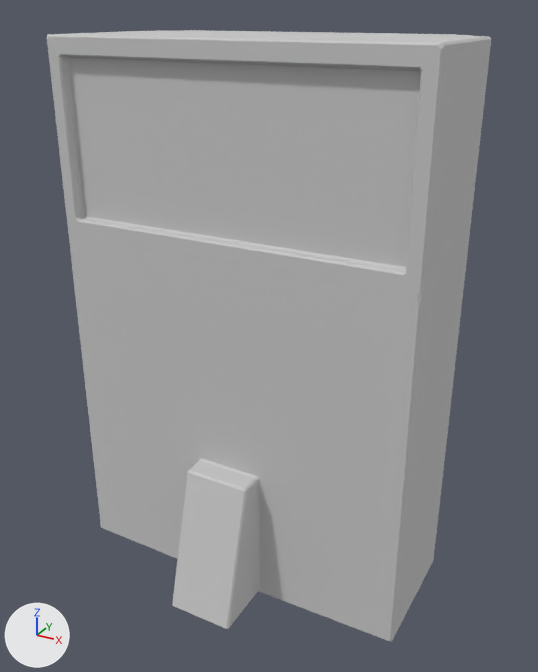
The FBX model Assets/Model/soap-Dispenser.FBX, before and after one commit.
Camera for both pictures: a camera (50 mm lens) standing at (1.36, -3.79, 2.41) and looking at (-0.03, -1.26, 1.14). The lights are fixed; the arrows at lower left show +X, +Y and +Z. Where no turn or scale is listed for an object, it has been applied to the vertices.

The older version as bpy lines, for what is in view:
```python
me_mesh = bpy.data.meshes.new('Mesh')
me_mesh.from_pydata(...)  # 106 vertices, 108 faces; spans x -1.01..0.54, y -1.79..-0.76, z -0.79..1.52
me_mesh.materials.append(mat_02___default)  # light grey #cacaca
ob_box001 = bpy.data.objects.new('Box001', me_mesh)
ob_box001.location = (0.151, 0.0, 0.8)
```
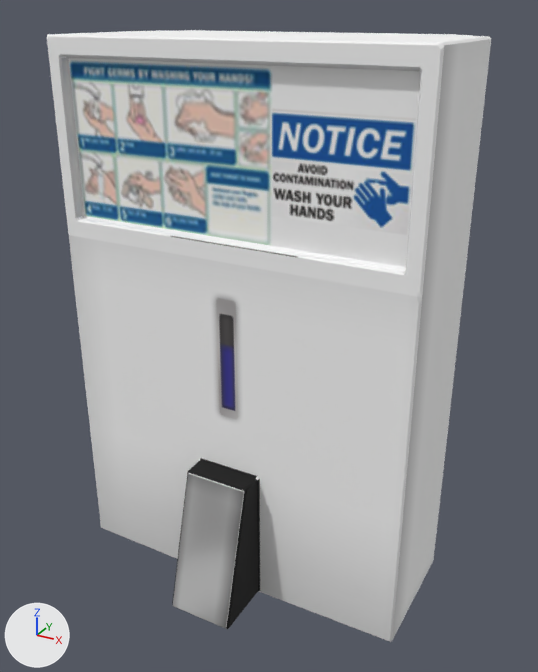
The change, as a diff of the scene's bpy script:
```diff
--- a/Assets/Model/soap-Dispenser.FBX.py
+++ b/Assets/Model/soap-Dispenser.FBX.py
@@ img_soapdispenser_tex_png @@
+img_soapdispenser_tex_png = load_image('soapDispenser-tex.png', '../Texture/soapDispenser-tex.png', 1024, 1024, 'sRGB')
@@ mat_13___default @@
+mat_13___default = principled_material('13 - Default')
+mat_13___default.texture = img_soapdispenser_tex_png
+mat_13___default.roughness = 0.859
@@ me_mesh @@
 me_mesh.from_pydata(...)  # 106 vertices, 108 faces; spans x -1.01..0.54, y -1.79..-0.76, z -0.79..1.52
-me_mesh.materials.append(mat_02___default)  # light grey #cacaca
+me_mesh.materials.append(mat_13___default)  # picture img_soapdispenser_tex_png
```

Location of each change, (x1, y1, x2, y2) in pixels of the pictures (538 x 672 px):
'Box001', recoloured: (47, 30, 491, 634) in both
